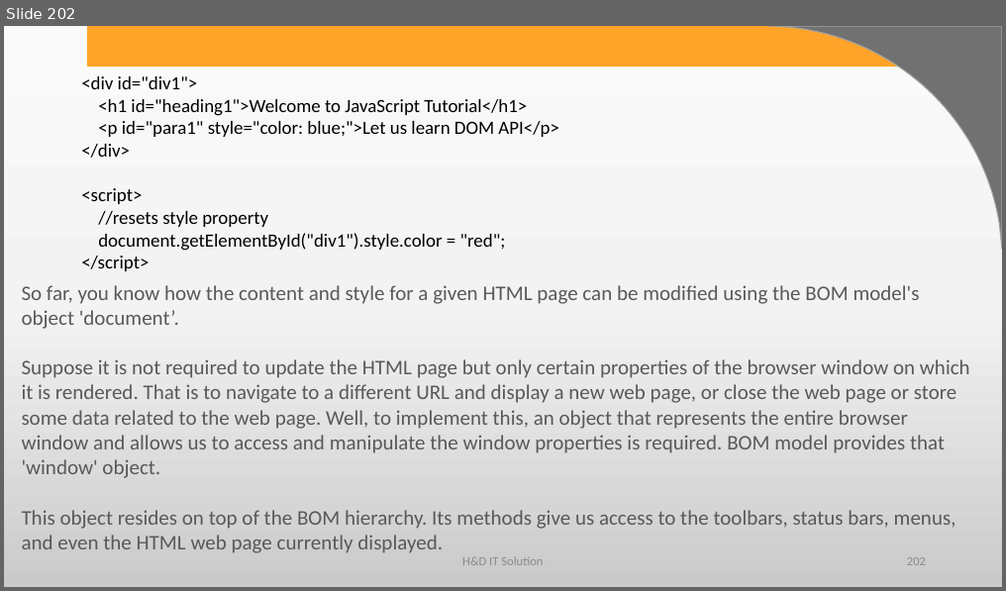
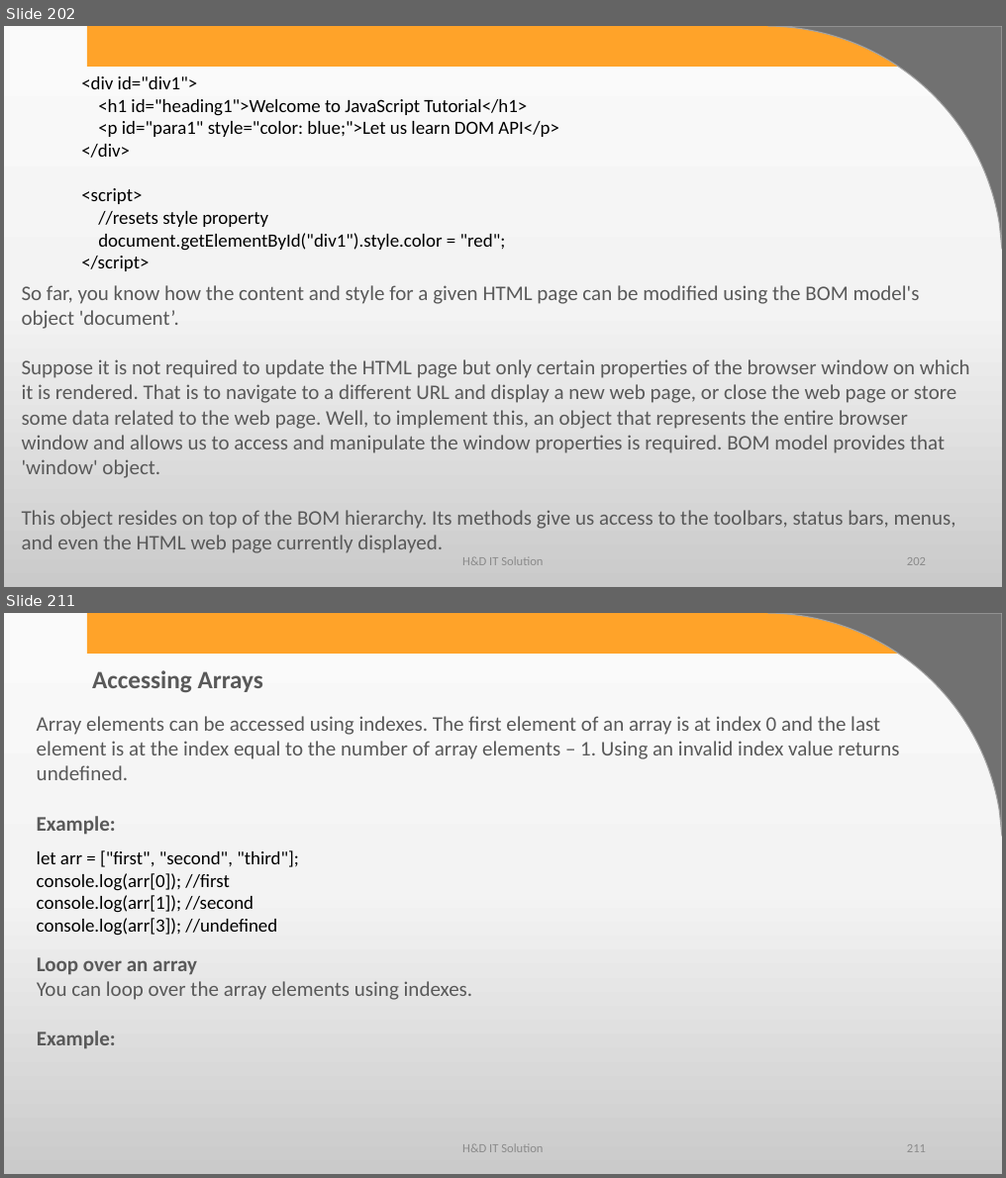
Before and after one commit to harshadasawant/javascript, a slide deck: ppt/JavaScript.pptx. Shown one above the other, each under a label of ours: slide 202 before the commit, slides 202 and 211 after it; the slides between them are not shown. The pictures are 1006x591 and 1006x1178 pixels, drawn with LibreOffice and Linux fonts; fonts in the diff are those of the drawing; background and template pictures are left out. Boxes give left, top, right and bottom in pixels: in the first picture for what was removed or moved away, otherwise in the second. Text is boxed around its words. In the diff, an @@ line names an element or a change of style, - is before the commit and + after.

Commit message:
array

```diff
--- a/ppt/JavaScript.pptx
+++ b/ppt/JavaScript.pptx
@@ slide 211 added at (x1=4, y1=613, x2=1002, y2=1174), background gradient #FBFBFB to #F4F4F4 to #CBCBCB; not listed: 2 template elements that a slide beside it also shows @@
@@ text added at (x1=92, y1=670, x2=263, y2=692), 24 pt, text #595959, bold @@
+Accessing Arrays
@@ text added at (x1=37, y1=716, x2=899, y2=835), 20 pt, text #595959 @@
+Array elements can be accessed using indexes. The first element of an array is at index 0 and the last element is at the index equal to the number of array elements – 1. Using an invalid index value returns undefined.
+Example:
@@ text added at (x1=37, y1=851, x2=299, y2=936), 18 pt, text #000000 @@
+let arr = ["first", "second", "third"];
+console.log(arr[0]); //first
+console.log(arr[1]); //second
+console.log(arr[3]); //undefined
@@ text added at (x1=37, y1=958, x2=473, y2=1049), 20 pt, text #595959 @@
+Loop over an array
+You can loop over the array elements using indexes.
+Example:
@@ text added at (x1=462, y1=1145, x2=543, y2=1153), 12 pt, text #8C8C8C @@
+H&D IT Solution
@@ page number added at (x1=907, y1=1145, x2=926, y2=1153), 12 pt, text #8C8C8C @@
+211
```
Also in this commit, not shown: 23 other slides added, 1 other file.
